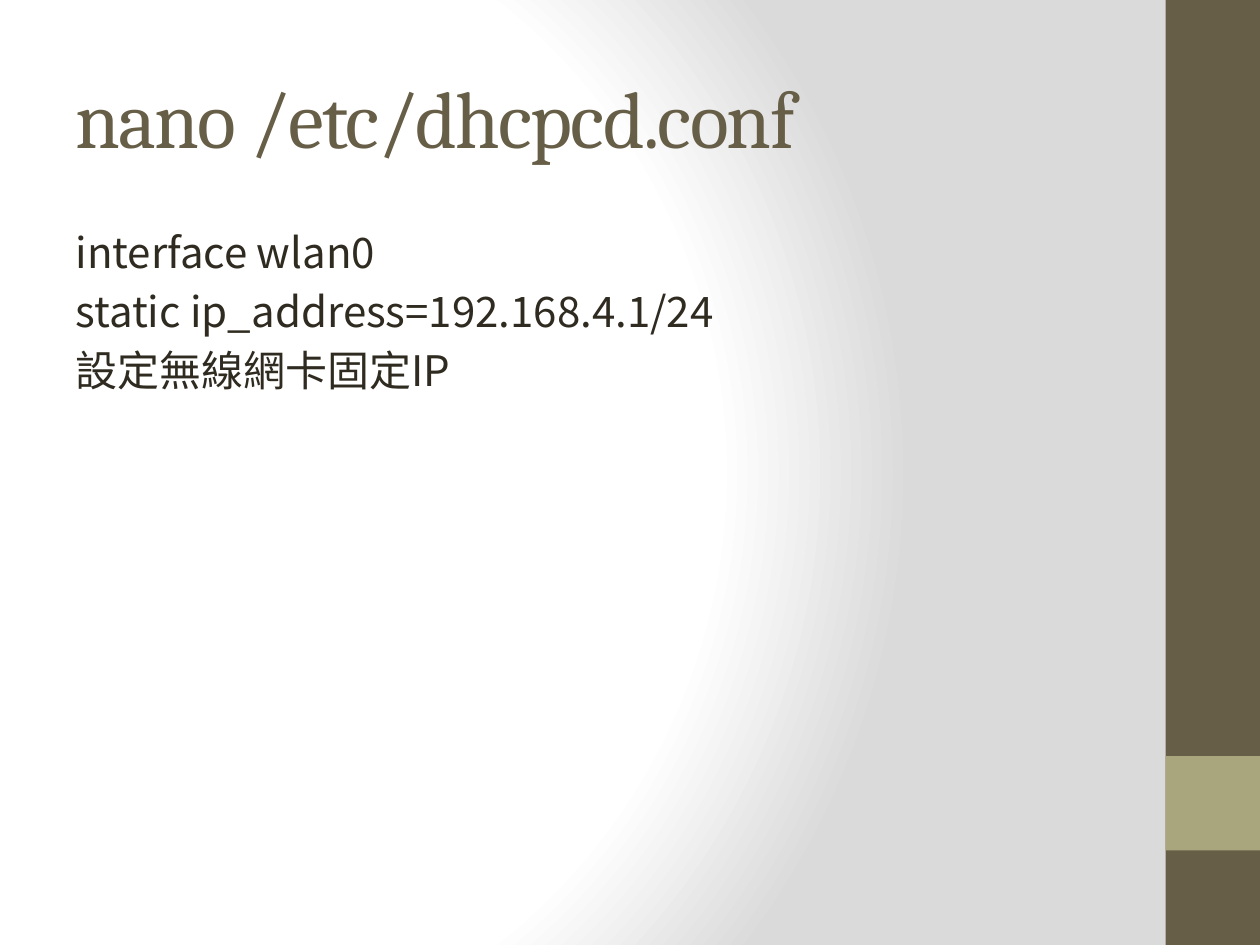
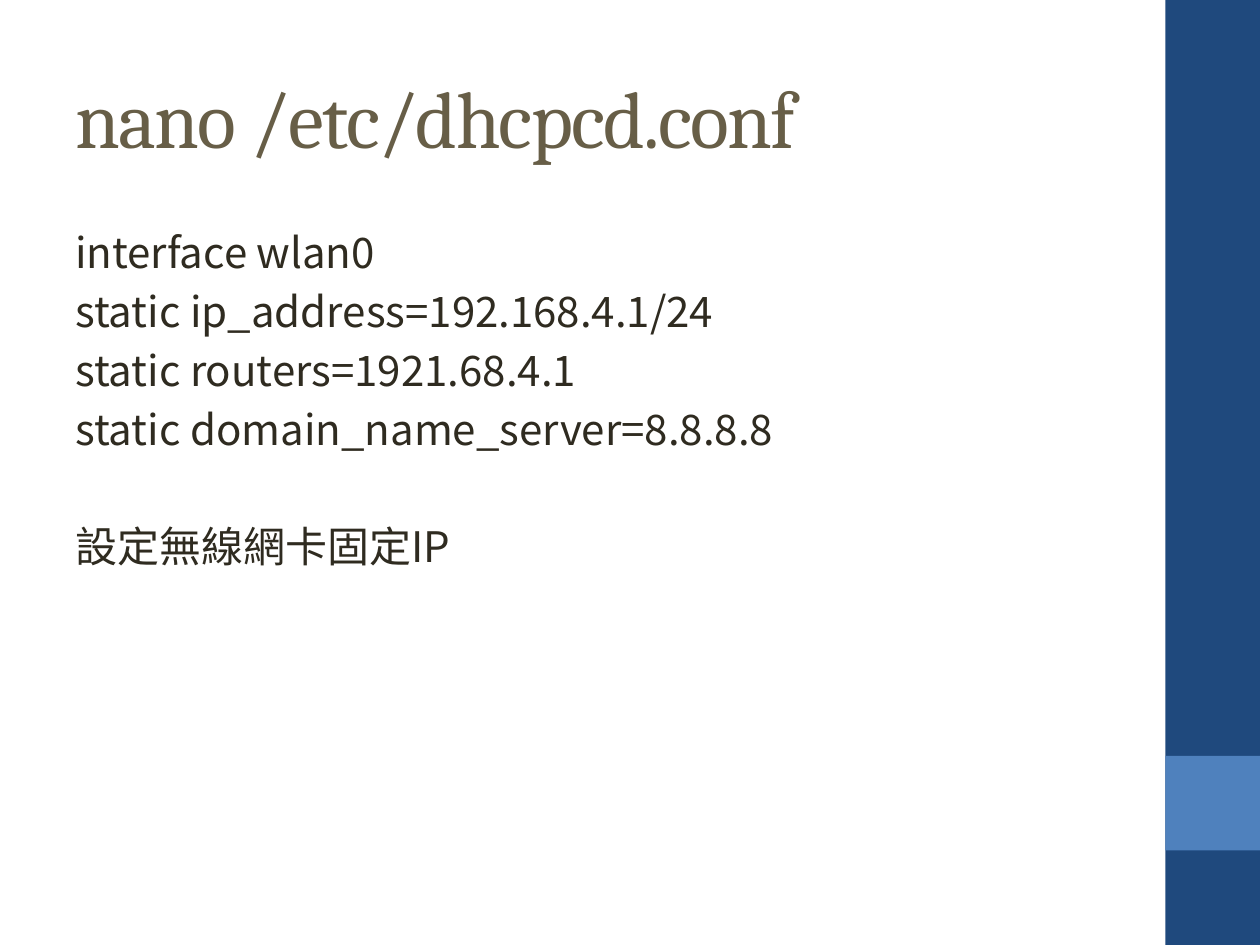
Before and after one commit to krnick/AP_MODE, a slide deck: slide 3 of 設定wifi ap_repeater.pptx. Drawn at 1260x945 pixels with LibreOffice and Linux fonts; fonts in the diff are those of the drawing. Boxes give left, top, right and bottom in pixels: in the first picture for what was removed or moved away, otherwise in the second. Text is boxed around its words. In the diff, an @@ line names an element or a change of style, - is before the commit and + after.

Commit message:
ppt

```diff
--- a/設定wifi ap_repeater.pptx
+++ b/設定wifi ap_repeater.pptx
@@ background gradient #FFFFFF to #DADADA to #FFFFFF @@
@@ rectangle at bbox=[1166, 0, 1260, 945]: fill #675E47 to #1F497D @@
@@ text at bbox=[75, 353, 773, 451]: paragraphs added @@
+static routers=1921.68.4.1
+static domain_name_server=8.8.8.8
@@ rectangle at bbox=[1166, 756, 1260, 850]: fill #A9A57C to #4F81BD @@
```
Also in this commit, not shown: 17 other slides changed.
